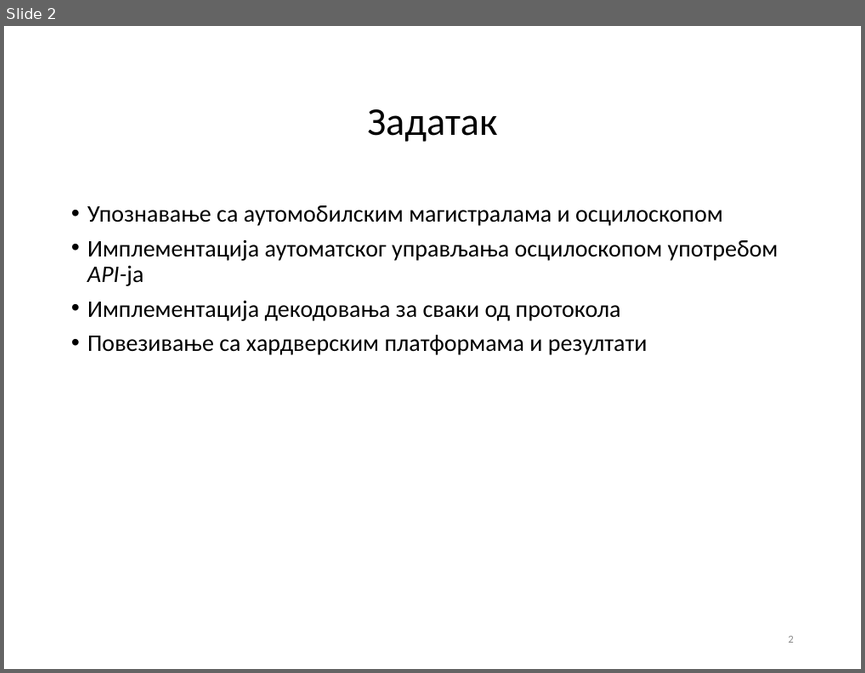
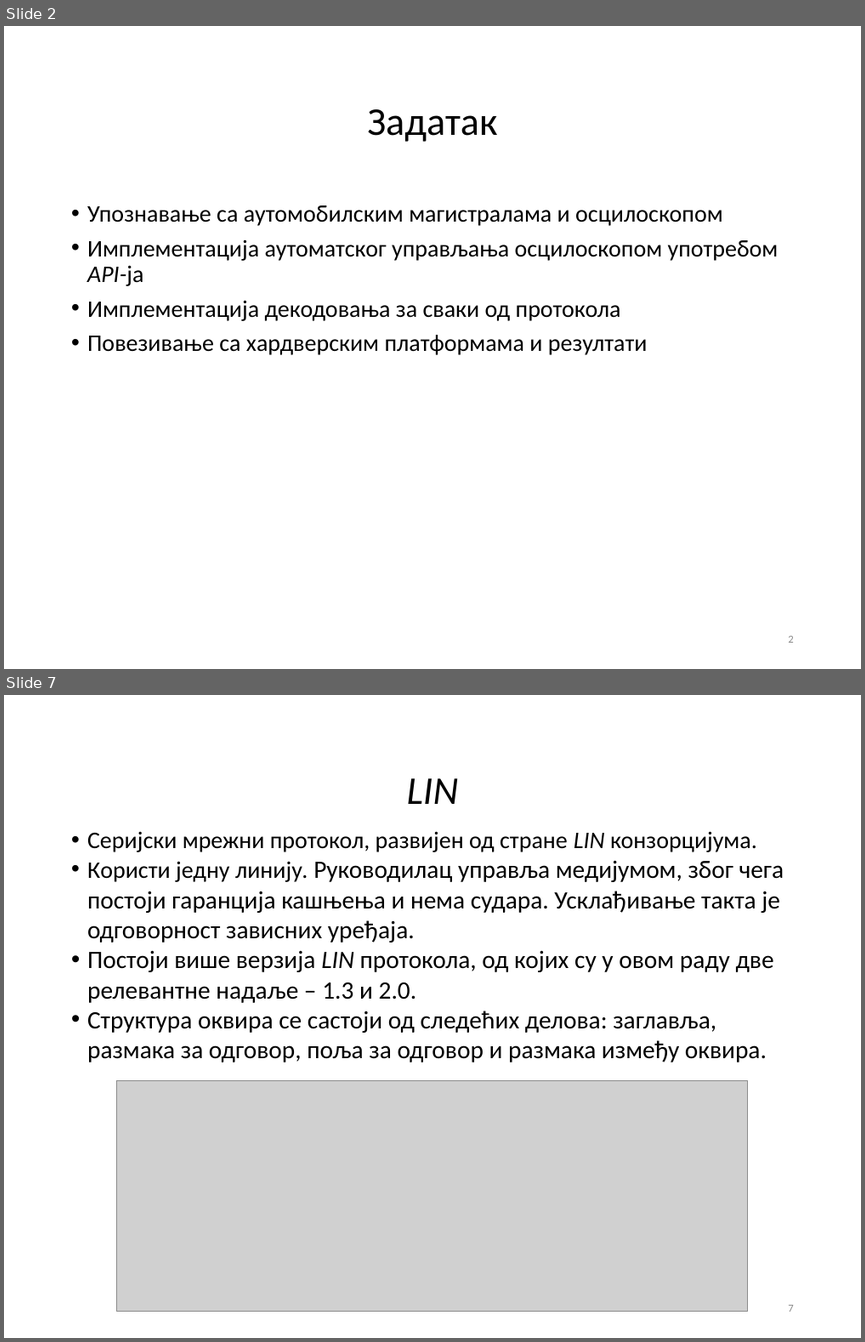
Before and after one commit to fjasic/bsc, a slide deck: documentation/Filip_Jasic_RA46-2014-prezentacija.ppt. Shown one above the other, each under a label of ours: slide 2 before the commit, slides 2 and 7 after it; the slides between them are not shown. The pictures are 865x673 and 865x1342 pixels, drawn with LibreOffice and Linux fonts; fonts in the diff are those of the drawing; grey boxes stand for pictures; background and template pictures are left out. Boxes give left, top, right and bottom in pixels: in the first picture for what was removed or moved away, otherwise in the second. Text is boxed around its words. In the diff, an @@ line names an element or a change of style, - is before the commit and + after.

```diff
--- a/documentation/Filip_Jasic_RA46-2014-prezentacija.ppt
+++ b/documentation/Filip_Jasic_RA46-2014-prezentacija.ppt
@@ slide 7 added at (4, 695, 861, 1338), background #FFFFFF @@
@@ title added at (407, 778, 459, 804), 33 pt, text #000000, italic @@
+LIN
@@ text added at (87, 831, 784, 1062), 21 pt, text #000000 @@
+• Серијски мрежни протокол, развијен од стране LIN конзорцијума.
+• Користи једну линију. Руководилац управља медијумом, због чега постоји гаранција кашњења и нема судара. Усклађивање такта је одговорност зависних уређаја.
+• Постоји више верзија LIN протокола, од којих су у овом раду две релевантне надаље – 1.3 и 2.0.
+• Структура оквира се састоји од следећих делова: заглавља, размака за одговор, поља за одговор и размака између оквира.
@@ picture added at (117, 1081, 748, 1311) @@
@@ page number added at (788, 1304, 793, 1311), 9 pt, text #898989 @@
+7
```
Also in this commit, not shown: 3 slides changed, 8 other slides added, 7 slides removed, 5 other files.
